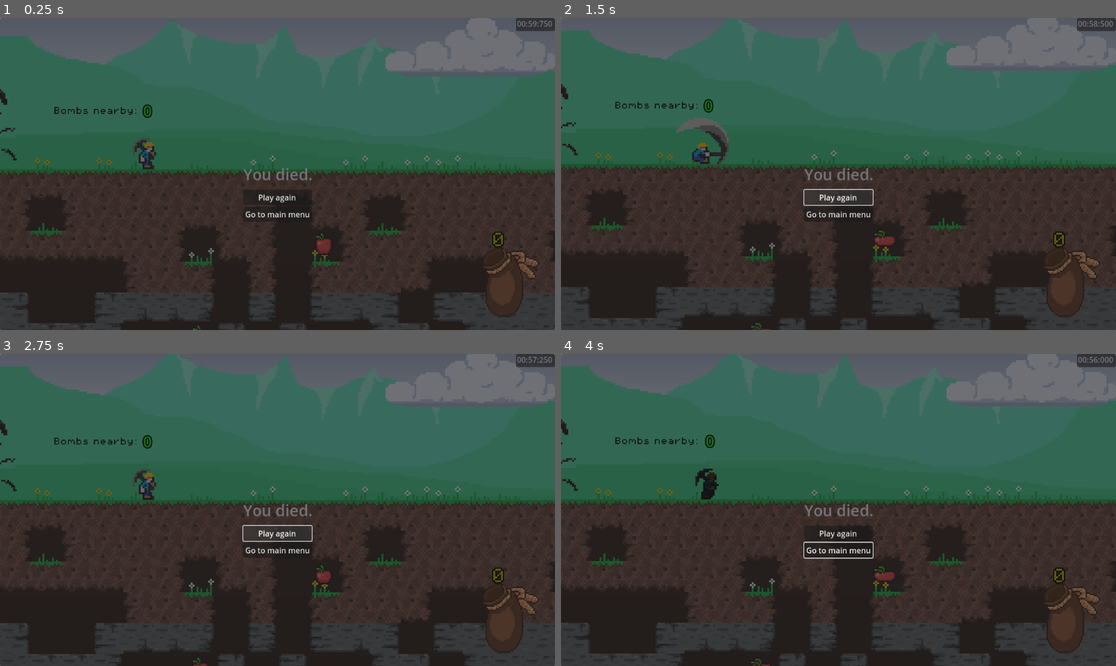
Above: before the commit, frames 1-4 (two rows, left to right).
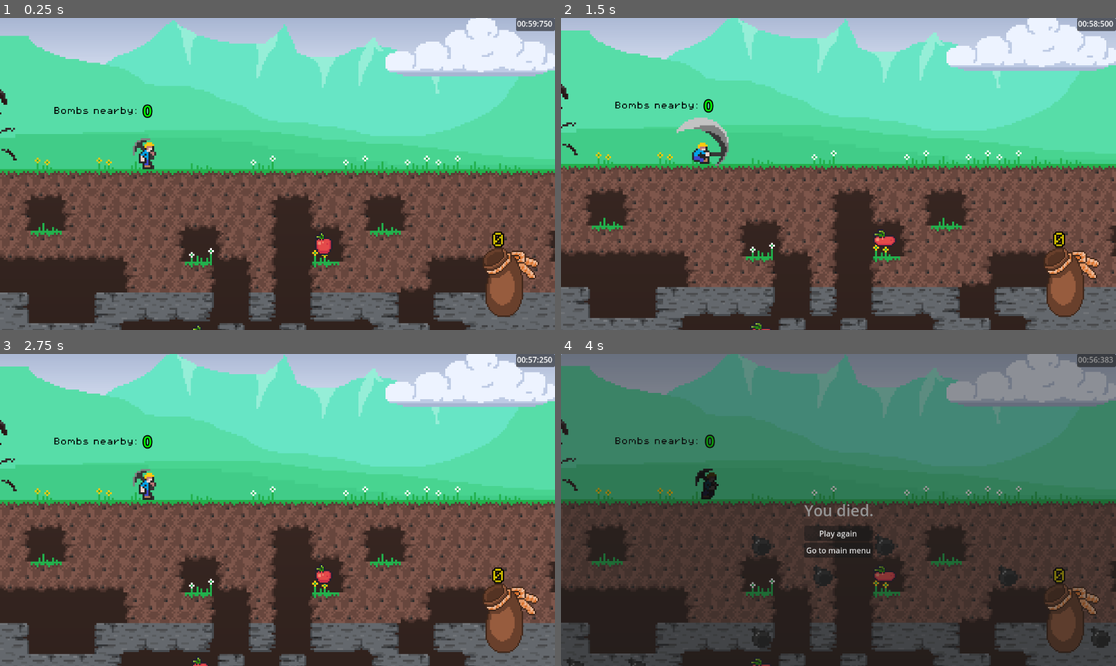
Above: after the commit, the same moments.

Repository: d-v-b/ld58
Game: Godot game, scene res://scenes/game.tscn
Two runs of this game, one before a commit and one after it. Both use one fixed random seed, a clock stepped at 60 frames per second and the inputs below. This scene is started directly instead of the project's main scene.
Inputs (mouse positions are in pixels of both pictures, inside the frame that each line leads up to):
- Up to frame 1 (0.25 s): no input
- Up to frame 2 (1.5 s): click (838, 195) at 0.5 s, where only the run before the commit has a clickable "Play again"; click (838, 195) at 1.25 s, where only the run before the commit has a clickable "Play again"
- Up to frame 3 (2.75 s): click (277, 531) at 2 s, where only the run before the commit has a clickable "Play again"
- Up to frame 4 (4 s): click (838, 550) at 2.75 s, where only the run before the commit has a clickable "Go to main menu"; move the mouse to (960, 494) at 3.52 s; hold D (move_right) from 3.53 s (still down); tap X (action_die) at 3.6 s; click (960, 494) at 3.67 s

The runs differ from the first frame. In frame 1, 86% of the frame differs, in the area x 0-100%, y 0-100%; in frame 2, 85%; in frame 3, 85%; in frame 4, 46%.
Error before the commit: Parse Error: Cannot use shorthand "get_node()" notation ("$") on a class that isn't a node. (res://scripts/game.gd:2)

Commit message:
fix change detection

Diff:
--- a/Collector/scripts/game.gd
+++ b/Collector/scripts/game.gd
@@ -1,3 +1,4 @@
+extends Node2D
 
 @onready var player = $Player
 @onready var death_overlay = $DeathOverlay
--- a/Collector/scripts/settings_menu.gd
+++ b/Collector/scripts/settings_menu.gd
@@ -147,17 +147,35 @@
 	for i in range(pending_events.size()):
 		var pending = pending_events[i]
 		var saved = saved_events[i]
-		if pending is InputEventKey and saved is InputEventKey:
-			if pending.keycode != saved.keycode or pending.physical_keycode != saved.physical_keycode:
-				return true
-		elif pending is InputEventMouseButton and saved is InputEventMouseButton:
-			if pending.button_index != saved.button_index:
-				return true
+
+		if not events_equal(pending, saved):
+			return true
+
+	return false
+
+func events_equal(event1: InputEvent, event2: InputEvent) -> bool:
+	# Compare two input events for equality
+	if event1 == null and event2 == null:
+		return true
+	if event1 == null or event2 == null:
+		return false
+
+	if event1 is InputEventKey and event2 is InputEventKey:
+		# Compare both keycode and physical_keycode
+		# If either keycode is 0, compare physical_keycode only
+		if event1.keycode == 0 or event2.keycode == 0:
+			return event1.physical_keycode == event2.physical_keycode
+		elif event1.physical_keycode == 0 or event2.physical_keycode == 0:
+			return event1.keycode == event2.keycode
 		else:
-			# Different types
-			return true
-
-	return false
+			# Both have values, they should match
+			return (event1.keycode == event2.keycode and
+					event1.physical_keycode == event2.physical_keycode)
+	elif event1 is InputEventMouseButton and event2 is InputEventMouseButton:
+		return event1.button_index == event2.button_index
+	else:
+		# Different types
+		return false
 
 func _on_remap_button_pressed(action: String, button: Button, event_index: int) -> void:
 	awaiting_input = action
